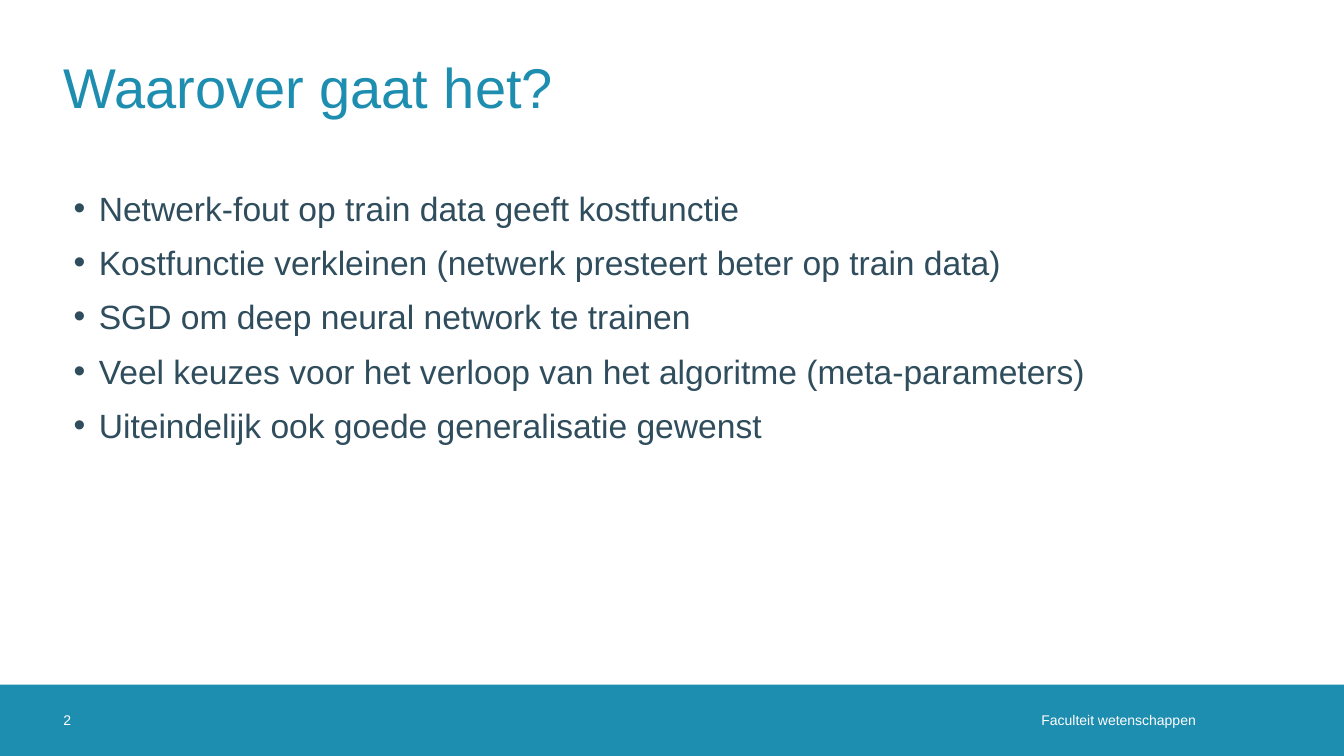
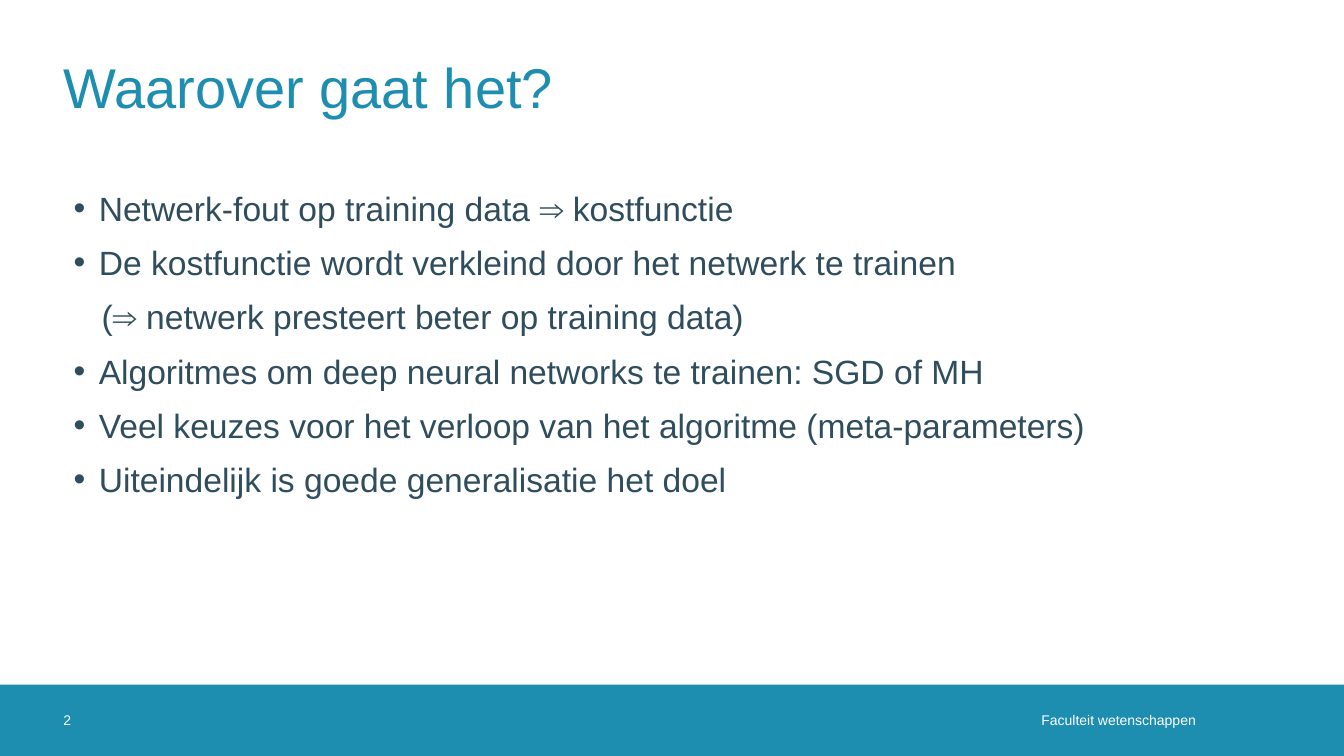
Before and after one commit to JoppeDJ/BachelorProef, a slide deck: slide 2 of Probleemstelling/Presentatie_Probleemstelling.pptx. Drawn at 1344x756 pixels with LibreOffice and Linux fonts; fonts in the diff are those of the drawing; background and template pictures are left out. Boxes give left, top, right and bottom in pixels: in the first picture for what was removed or moved away, otherwise in the second. Text is boxed around its words. In the diff, an @@ line names an element or a change of style, - is before the commit and + after.

```diff
--- a/Probleemstelling/Presentatie_Probleemstelling.pptx
+++ b/Probleemstelling/Presentatie_Probleemstelling.pptx
@@ text at bbox=[99, 196, 983, 391]: text changed @@
-• Netwerk-fout op train data geeft kostfunctie
-• Kostfunctie verkleinen (netwerk presteert beter op train data)
-• SGD om deep neural network te trainen
+• Netwerk-fout op training data ⇒ kostfunctie
+• De kostfunctie wordt verkleind door het netwerk te trainen
+(⇒ netwerk presteert beter op training data)
+• Algoritmes om deep neural networks te trainen: SGD of MH
@@ text at bbox=[99, 467, 727, 499]: text changed @@
-• Uiteindelijk ook goede generalisatie gewenst
+• Uiteindelijk is goede generalisatie het doel
```
Also in this commit, not shown: 3 other slides changed.
